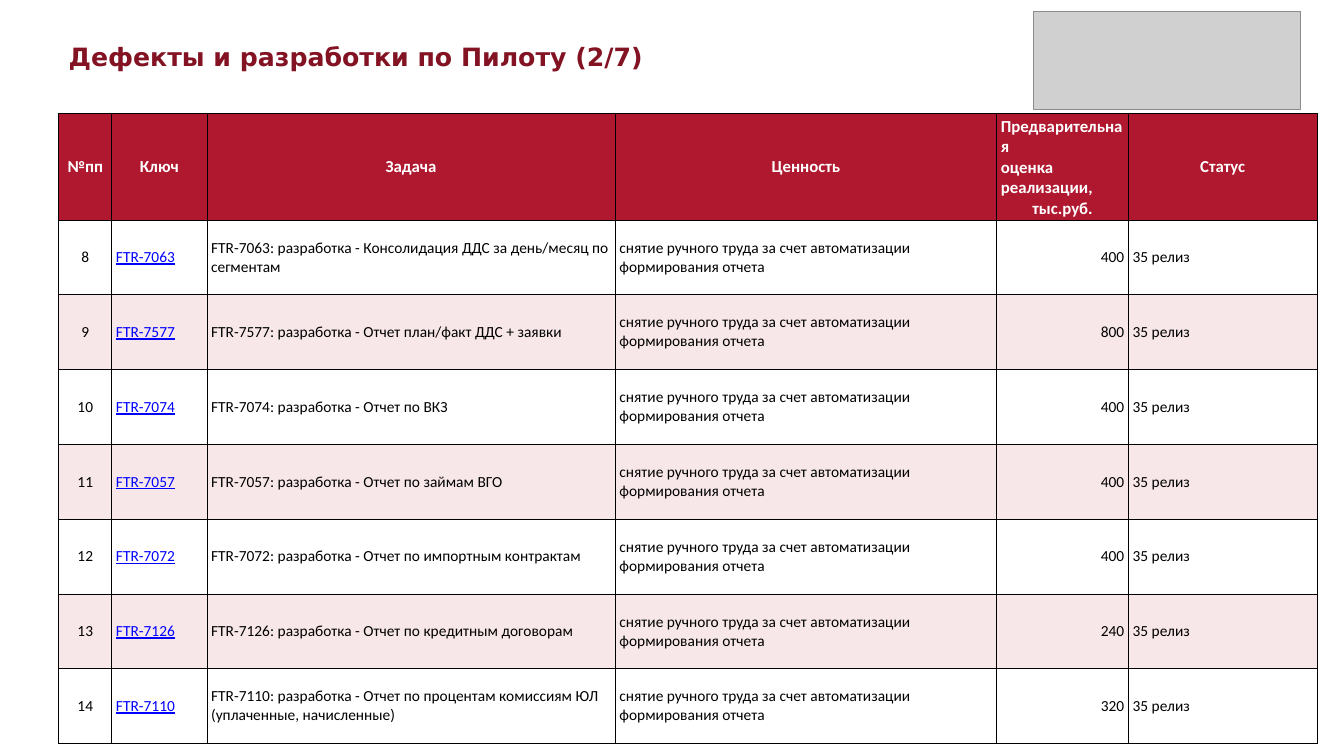
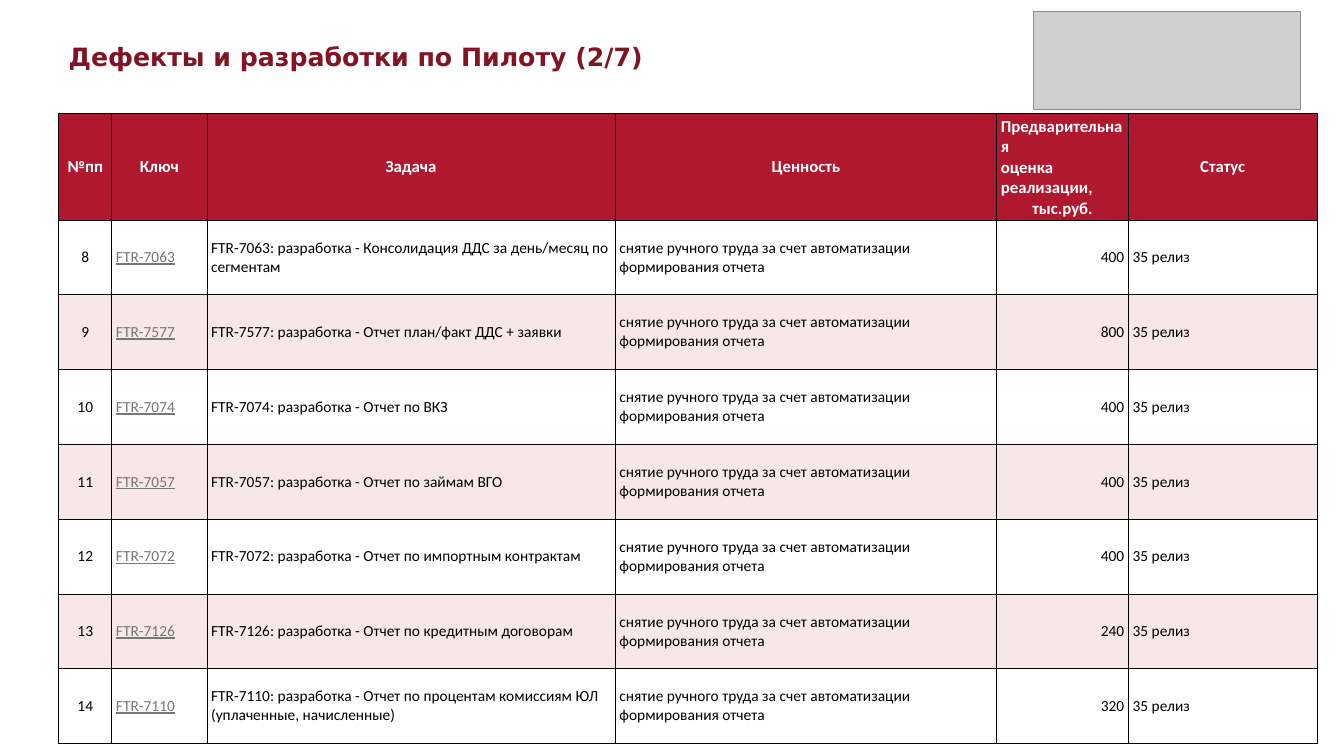
Before and after one commit to sokrat-in-me/pptx, a slide deck: slide 2 of Дефекты_и_разработки_по_Пилоту.pptx. Drawn at 1344x756 pixels with LibreOffice and Linux fonts; fonts in the diff are those of the drawing; grey boxes stand for pictures. Boxes give left, top, right and bottom in pixels: in the first picture for what was removed or moved away, otherwise in the second. Text is boxed around its words. In the diff, an @@ line names an element or a change of style, - is before the commit and + after.

```diff
--- a/Дефекты_и_разработки_по_Пилоту.pptx
+++ b/Дефекты_и_разработки_по_Пилоту.pptx
@@ table at bbox=[58, 114, 1318, 727] @@
@@ text colour #0000FF to #77777A in "FTR-7063", "FTR-7577", "FTR-7074", "FTR-7057" and 3 more places @@
```
Also in this commit, not shown: 6 other slides changed, 6 other files.
